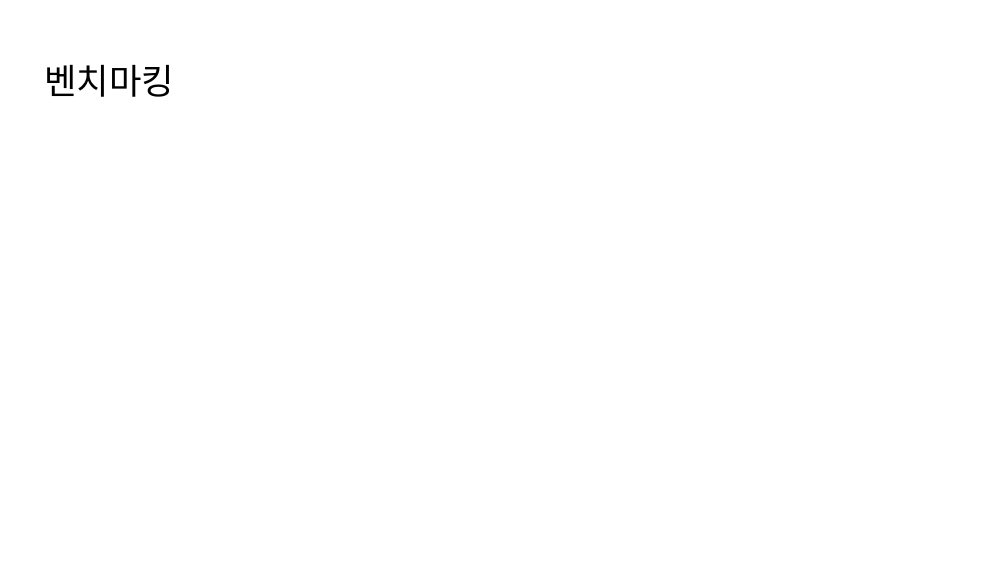
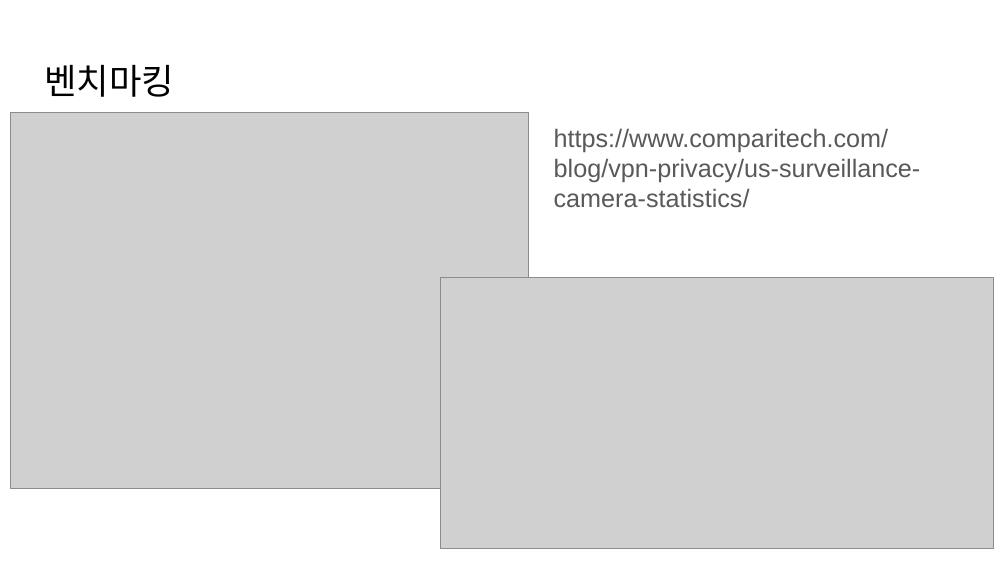
Before and after one commit to nickMingi/CrimeRateByCountry2024, a slide deck: slide 9 of [2조]데이터분석_프로젝트_범죄.pptx (slide 8 before the commit). Drawn at 1008x567 pixels with LibreOffice and Linux fonts; fonts in the diff are those of the drawing; grey boxes stand for pictures. Boxes give left, top, right and bottom in pixels: in the first picture for what was removed or moved away, otherwise in the second. Text is boxed around its words. In the diff, an @@ line names an element or a change of style, - is before the commit and + after.

```diff
--- a/[2조]데이터분석_프로젝트_범죄.pptx
+++ b/[2조]데이터분석_프로젝트_범죄.pptx
@@ picture added at box(11, 112, 529, 488) @@
@@ text added at box(554, 128, 921, 208), 18 pt, text #595959 @@
+https://www.comparitech.com/blog/vpn-privacy/us-surveillance-camera-statistics/
@@ picture added at box(440, 277, 994, 548) @@
```
Also in this commit, not shown: 2 other slides changed, 3 slides added.
